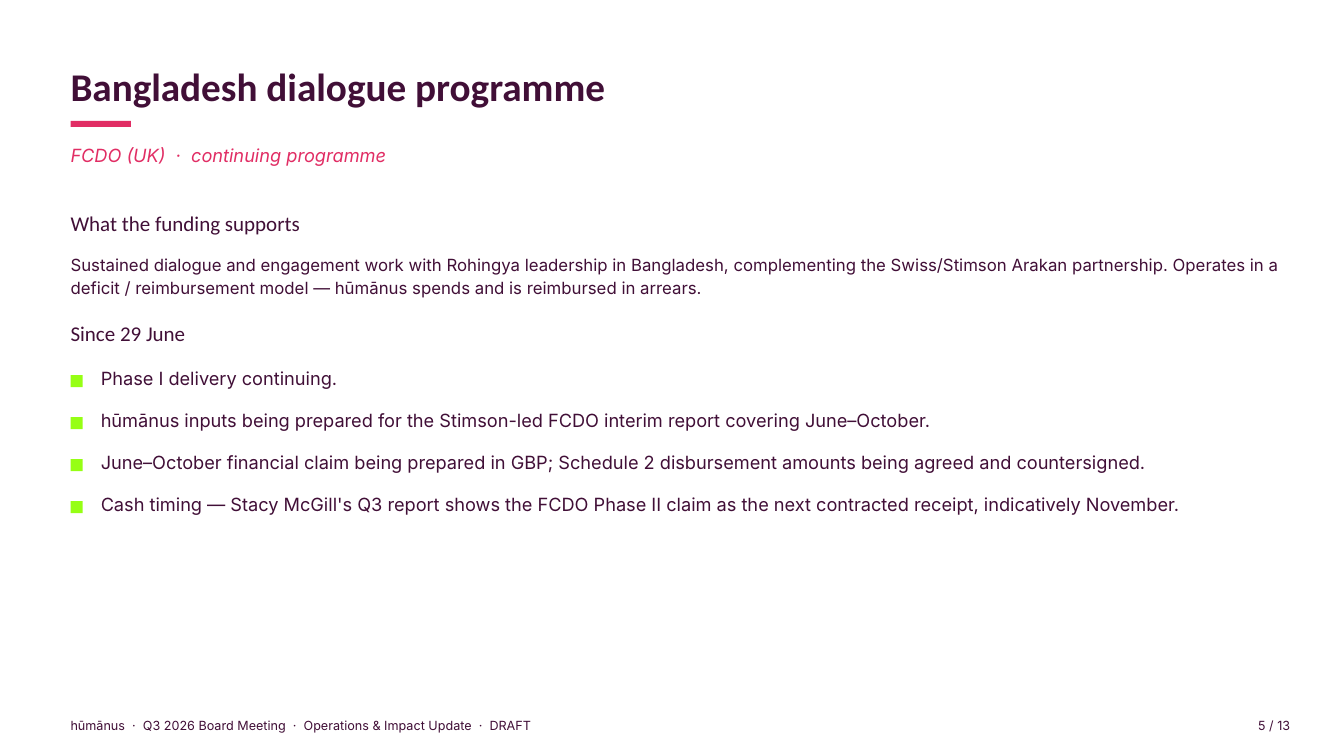
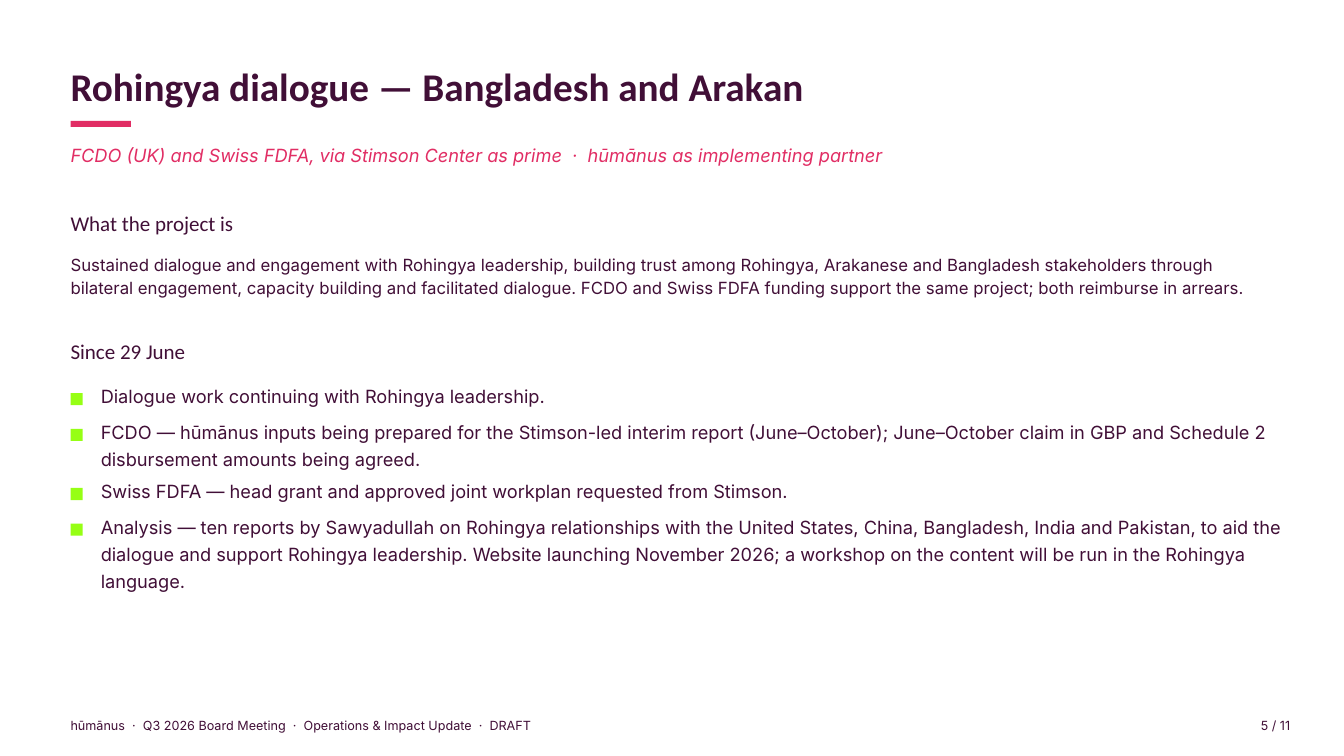
Before and after one commit to evafrances04/humanusGovernance, a slide deck: slide 5 of 2026/Q3/ED-Operations-Impact-Q3-2026-DRAFT.pptx. Drawn at 1344x756 pixels with LibreOffice and Linux fonts; fonts in the diff are those of the drawing. Boxes give left, top, right and bottom in pixels: in the first picture for what was removed or moved away, otherwise in the second. Text is boxed around its words. In the diff, an @@ line names an element or a change of style, - is before the commit and + after.

```diff
--- a/2026/Q3/ED-Operations-Impact-Q3-2026-DRAFT.pptx
+++ b/2026/Q3/ED-Operations-Impact-Q3-2026-DRAFT.pptx
@@ text at (71, 73, 804, 108): text changed @@
-Bangladesh dialogue programme
+Rohingya dialogue — Bangladesh and Arakan
@@ text at (71, 147, 882, 166): text changed @@
-FCDO (UK) · continuing programme
+FCDO (UK) and Swiss FDFA, via Stimson Center as prime · hūmānus as implementing partner
@@ text at (71, 216, 233, 235): text changed @@
-What the funding supports
+What the project is
@@ text at (71, 258, 1243, 298): text changed @@
-Sustained dialogue and engagement work with Rohingya leadership in Bangladesh, complementing the Swiss/Stimson Arakan partnership. Operates in a deficit / reimbursement model — hūmānus spends and is reimbursed in arrears.
+Sustained dialogue and engagement with Rohingya leadership, building trust among Rohingya, Arakanese and Bangladesh stakeholders through bilateral engagement, capacity building and facilitated dialogue. FCDO and Swiss FDFA funding support the same project; both reimburse in arrears.
@@ text "Since 29 June": place and size @@
-text "Since 29 June" at (71, 326, 185, 341)
+text "Since 29 June" at (71, 344, 185, 359)
@@ text at (101, 389, 545, 407): text changed @@
-Phase I delivery continuing.
+Dialogue work continuing with Rohingya leadership.
@@ rectangle: place and size @@
-rectangle at (71, 375, 83, 387)
+rectangle at (71, 393, 83, 405)
@@ rectangle: place and size @@
-rectangle at (71, 417, 83, 430)
+rectangle at (71, 429, 83, 441)
@@ text at (101, 424, 1266, 470): text changed @@
-hūmānus inputs being prepared for the Stimson-led FCDO interim report covering June–October.
+FCDO — hūmānus inputs being prepared for the Stimson-led interim report (June–October); June–October claim in GBP and Schedule 2 disbursement amounts being agreed.
@@ rectangle: place and size @@
-rectangle at (71, 501, 83, 513)
+rectangle at (71, 488, 83, 500)
@@ text at (101, 484, 787, 502): text changed @@
-June–October financial claim being prepared in GBP; Schedule 2 disbursement amounts being agreed and countersigned.
+Swiss FDFA — head grant and approved joint workplan requested from Stimson.
@@ rectangle: place and size @@
-rectangle at (71, 460, 83, 472)
+rectangle at (71, 523, 83, 535)
@@ text at (101, 520, 1280, 592): text changed @@
-Cash timing — Stacy McGill's Q3 report shows the FCDO Phase II claim as the next contracted receipt, indicatively November.
+Analysis — ten reports by Sawyadullah on Rohingya relationships with the United States, China, Bangladesh, India and Pakistan, to aid the dialogue and support Rohingya leadership. Website launching November 2026; a workshop on the content will be run in the Rohingya language.
@@ text at (1261, 720, 1290, 730): text changed @@
-5 / 13
+5 / 11
```
Also in this commit, not shown: 8 other slides changed, 2 slides removed, 6 other files.
